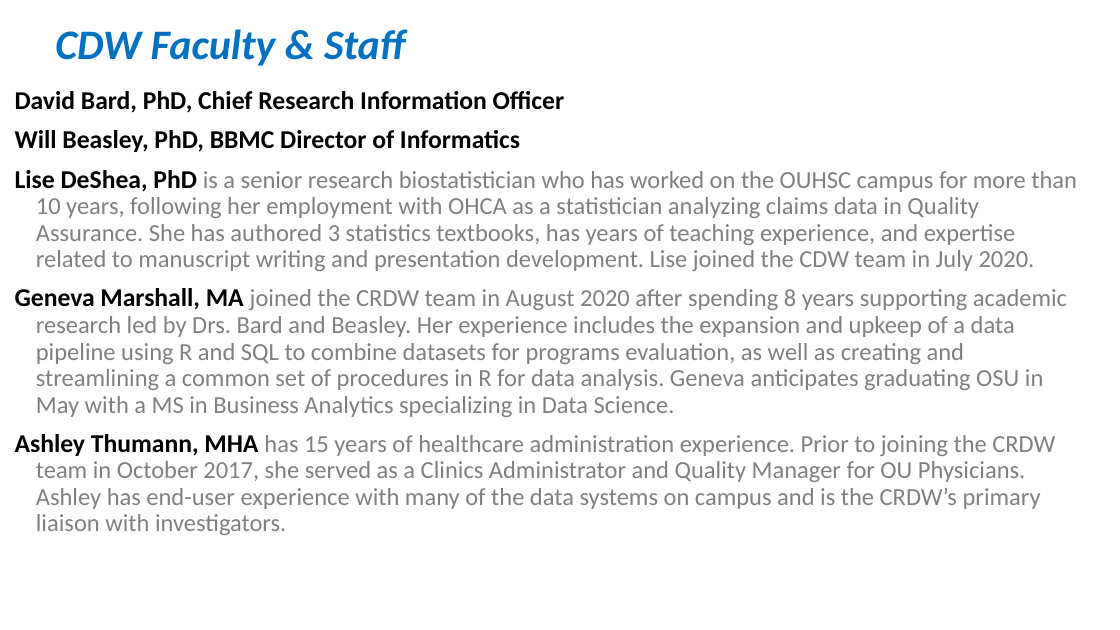
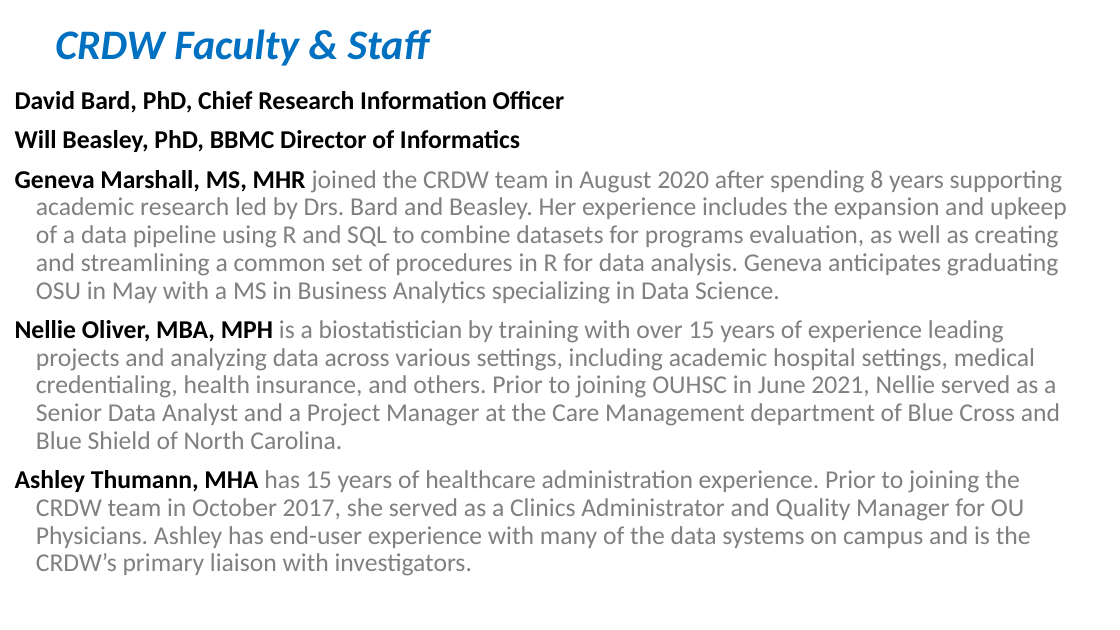
Before and after one commit to OuhscBbmc/prairie-outpost-public, a slide deck: slide 21 of publications/presentation-2021-09-pharmacy/crdw-2021-09.pptx. Drawn at 1120x630 pixels with LibreOffice and Linux fonts; fonts in the diff are those of the drawing. Boxes give left, top, right and bottom in pixels: in the first picture for what was removed or moved away, otherwise in the second. Text is boxed around its words. In the diff, an @@ line names an element or a change of style, - is before the commit and + after.

```diff
--- a/publications/presentation-2021-09-pharmacy/crdw-2021-09.pptx
+++ b/publications/presentation-2021-09-pharmacy/crdw-2021-09.pptx
@@ title at (x1=55, y1=29, x2=429, y2=66): text changed @@
-CDW Faculty & Staff
+CRDW Faculty & Staff
@@ text at (x1=15, y1=170, x2=1067, y2=449): text changed; size 21 to 22 pt @@
-Lise DeShea, PhD is a senior research biostatistician who has worked on the OUHSC campus for more than 10 years, following her employment with OHCA as a statistician analyzing claims data in Quality Assurance. She has authored 3 statistics textbooks, has years of teaching experience, and expertise related to manuscript writing and presentation development. Lise joined the CDW team in July 2020.
-Geneva Marshall, MA joined the CRDW team in August 2020 after spending 8 years supporting academic research led by Drs. Bard and Beasley. Her experience includes the expansion and upkeep of a data pipeline using R and SQL to combine datasets for programs evaluation, as well as creating and streamlining a common set of procedures in R for data analysis. Geneva anticipates graduating OSU in May with a MS in Business Analytics specializing in Data Science.
+Geneva Marshall, MS, MHR joined the CRDW team in August 2020 after spending 8 years supporting academic research led by Drs. Bard and Beasley. Her experience includes the expansion and upkeep of a data pipeline using R and SQL to combine datasets for programs evaluation, as well as creating and streamlining a common set of procedures in R for data analysis. Geneva anticipates graduating OSU in May with a MS in Business Analytics specializing in Data Science.
+Nellie Oliver, MBA, MPH is a biostatistician by training with over 15 years of experience leading projects and analyzing data across various settings, including academic hospital settings, medical credentialing, health insurance, and others. Prior to joining OUHSC in June 2021, Nellie served as a Senior Data Analyst and a Project Manager at the Care Management department of Blue Cross and Blue Shield of North Carolina.
@@ text at (x1=15, y1=470, x2=1031, y2=576): size 21 to 22 pt in "has 15 years of healthcare administration experience. ..." @@
```
Also in this commit, not shown: 3 other slides changed.
